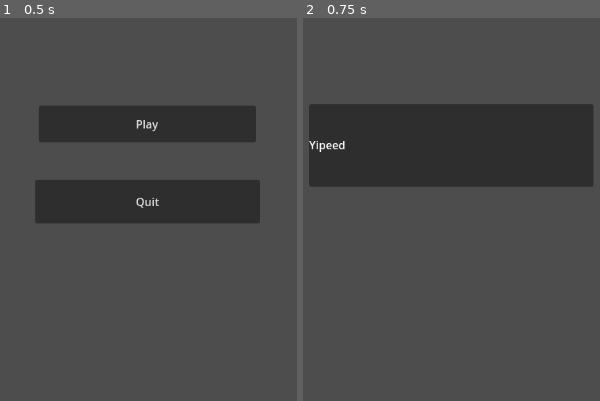
Above: before the commit, frames 1-2 (left to right).
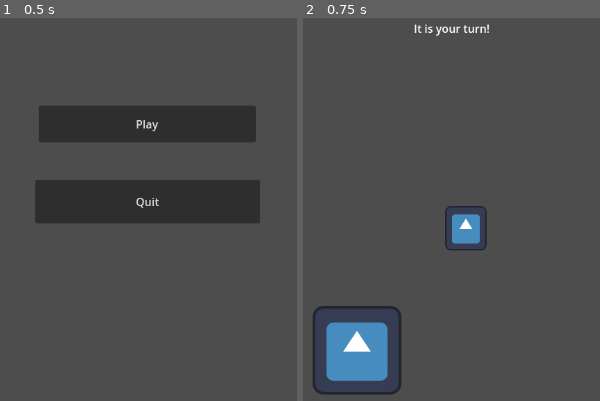
Above: after the commit, the same moments.

Repository: Crapulence1/untitled-acting-game
Game: Godot game, scene res://Menus/Main_Menu.tscn
Two runs of this game, one before a commit and one after it. Both use one fixed random seed, a clock stepped at 60 frames per second and the inputs below. The engine's default icon, where the game draws it, is replaced by a stand-in: a white triangle on a blue panel in a dark square.
Inputs:
- Up to frame 1 (0.5 s): no input
- Up to frame 2 (0.75 s): click "Play" at 0.5 s

Frame 1 is identical in both runs. In frame 2, 26% of the frame differs, in the area x 2-98%, y 1-99%.

Commit message:
Dragging test and battle area
Created a battle area and test card thats draggable

Diff:
--- /dev/null
+++ b/Cards/test_card.gd
@@ -0,0 +1,23 @@
+extends Sprite2D
+
+var is_dragging = false
+var mouse_offset
+
+# Called when the node enters the scene tree for the first time.
+func _ready() -> void:
+	pass # Replace with function body.
+
+# Called every frame. 'delta' is the elapsed time since the previous frame.
+func _process(delta: float) -> void:
+	if is_dragging:
+		var tween = get_tree().create_tween()
+		tween.tween_property(self, "position", get_global_mouse_position(), 10 * delta)
+	pass
+
+func _input(event):
+	if event is InputEventMouseButton and event.button_index == MOUSE_BUTTON_LEFT:
+		if event.pressed:
+			if get_rect().has_point(to_local(event.position)): #checks if mouse is clicked over sprite
+				is_dragging = true
+		else:
+			is_dragging = false
--- /dev/null
+++ b/Cards/test_card.tscn
@@ -0,0 +1,8 @@
+[gd_scene load_steps=3 format=3 uid="uid://bar2c1jqewuyr"]
+
+[ext_resource type="Texture2D" uid="uid://c1gc20yh4goxh" path="res://icon.svg" id="1_di8sp"]
+[ext_resource type="Script" uid="uid://dofmjbnbrwe3r" path="res://Cards/test_card.gd" id="2_7yyfb"]
+
+[node name="test card" type="Sprite2D"]
+texture = ExtResource("1_di8sp")
+script = ExtResource("2_7yyfb")
--- a/Menus/main_menu.gd
+++ b/Menus/main_menu.gd
@@ -1,11 +1,7 @@
 extends Node2D
 
-
-
-
-
 func _on_play_pressed() -> void:
-	var new_scene = load("res://Menus/test.tscn")
+	var new_scene = load("res://Scenes/battle_area.tscn")
 	get_tree().change_scene_to_packed(new_scene)
 
 
--- /dev/null
+++ b/Menus/player_combat_menu.tscn
@@ -0,0 +1,26 @@
+[gd_scene format=3 uid="uid://cp0iu0vue33cm"]
+
+[node name="Player Combat Menu" type="Control"]
+layout_mode = 3
+anchors_preset = 8
+anchor_left = 0.5
+anchor_top = 0.5
+anchor_right = 0.5
+anchor_bottom = 0.5
+grow_horizontal = 2
+grow_vertical = 2
+
+[node name="MarginContainer" type="MarginContainer" parent="."]
+layout_mode = 1
+anchors_preset = 15
+anchor_right = 1.0
+anchor_bottom = 1.0
+offset_right = 110.0
+offset_bottom = 23.0
+grow_horizontal = 2
+grow_vertical = 2
+
+[node name="Label" type="Label" parent="MarginContainer"]
+layout_mode = 2
+text = "It is your turn!"
+horizontal_alignment = 1
--- /dev/null
+++ b/Player/player.tscn
@@ -0,0 +1,22 @@
+[gd_scene load_steps=3 format=3 uid="uid://kucktrbvho64"]
+
+[ext_resource type="Texture2D" uid="uid://c1gc20yh4goxh" path="res://icon.svg" id="1_4flbx"]
+
+[sub_resource type="SpriteFrames" id="SpriteFrames_onrkg"]
+animations = [{
+"frames": [{
+"duration": 1.0,
+"texture": ExtResource("1_4flbx")
+}],
+"loop": true,
+"name": &"default",
+"speed": 5.0
+}]
+
+[node name="Player" type="Node2D"]
+
+[node name="AnimatedSprite2D" type="AnimatedSprite2D" parent="."]
+scale = Vector2(0.461, 0.5)
+sprite_frames = SubResource("SpriteFrames_onrkg")
+
+[node name="AnimationPlayer" type="AnimationPlayer" parent="."]
--- /dev/null
+++ b/Scenes/battle_area.gd
@@ -0,0 +1,7 @@
+extends Node2D
+
+# Called every frame. 'delta' is the elapsed time since the previous frame.
+func _process(_delta: float) -> void:
+	if Input.is_action_pressed("activate_object"): #checks if spacebar is pressed from input mapping
+		var _menu = get_node("Player Combat Menu") #gets combat menu from tree
+		_menu.visible = true #makes it visible
--- /dev/null
+++ b/Scenes/battle_area.tscn
@@ -0,0 +1,40 @@
+[gd_scene load_steps=6 format=3 uid="uid://bwi4xbforl6il"]
+
+[ext_resource type="Script" uid="uid://v5xu3yqqu4xq" path="res://Scenes/battle_area.gd" id="1_fehfv"]
+[ext_resource type="PackedScene" uid="uid://kucktrbvho64" path="res://Player/player.tscn" id="1_rpt1q"]
+[ext_resource type="PackedScene" uid="uid://cp0iu0vue33cm" path="res://Menus/player_combat_menu.tscn" id="3_84oke"]
+[ext_resource type="PackedScene" uid="uid://bar2c1jqewuyr" path="res://Cards/test_card.tscn" id="4_84oke"]
+
+[sub_resource type="GDScript" id="GDScript_84oke"]
+script/source = "extends Node2D
+
+
+# Called when the node enters the scene tree for the first time.
+func _ready() -> void:
+	pass # Replace with function body.
+
+
+# Called every frame. 'delta' is the elapsed time since the previous frame.
+func _process(_delta: float) -> void:
+	if Input.is_action_just_pressed(\"activate_object\"):
+		var menu = get_node
+"
+
+[node name="Battle area" type="Node2D"]
+script = ExtResource("1_fehfv")
+
+[node name="Camera2D" type="Camera2D" parent="."]
+position = Vector2(577, 320)
+
+[node name="Player" parent="." instance=ExtResource("1_rpt1q")]
+position = Vector2(579, 324)
+script = SubResource("GDScript_84oke")
+
+[node name="Player Combat Menu" parent="." instance=ExtResource("3_84oke")]
+offset_left = 504.0
+offset_top = 24.0
+offset_right = 504.0
+offset_bottom = 24.0
+
+[node name="test card" parent="." instance=ExtResource("4_84oke")]
+position = Vector2(422, 500)
--- a/project.godot
+++ b/project.godot
@@ -14,3 +14,16 @@
 run/main_scene="uid://cijwu8kx7ucbx"
 config/features=PackedStringArray("4.4", "Forward Plus")
 config/icon="res://icon.svg"
+
+[input]
+
+activate_object={
+"deadzone": 0.2,
+"events": [Object(InputEventKey,"resource_local_to_scene":false,"resource_name":"","device":-1,"window_id":0,"alt_pressed":false,"shift_pressed":false,"ctrl_pressed":false,"meta_pressed":false,"pressed":false,"keycode":0,"physical_keycode":32,"key_label":0,"unicode":32,"location":0,"echo":false,"script":null)
+]
+}
+click={
+"deadzone": 0.2,
+"events": [Object(InputEventMouseButton,"resource_local_to_scene":false,"resource_name":"","device":-1,"window_id":0,"alt_pressed":false,"shift_pressed":false,"ctrl_pressed":false,"meta_pressed":false,"button_mask":0,"position":Vector2(0, 0),"global_position":Vector2(0, 0),"factor":1.0,"button_index":1,"canceled":false,"pressed":false,"double_click":false,"script":null)
+]
+}
Not shown, added: Cards/test_card.gd.uid
Not shown, added: Scenes/battle_area.gd.uid
